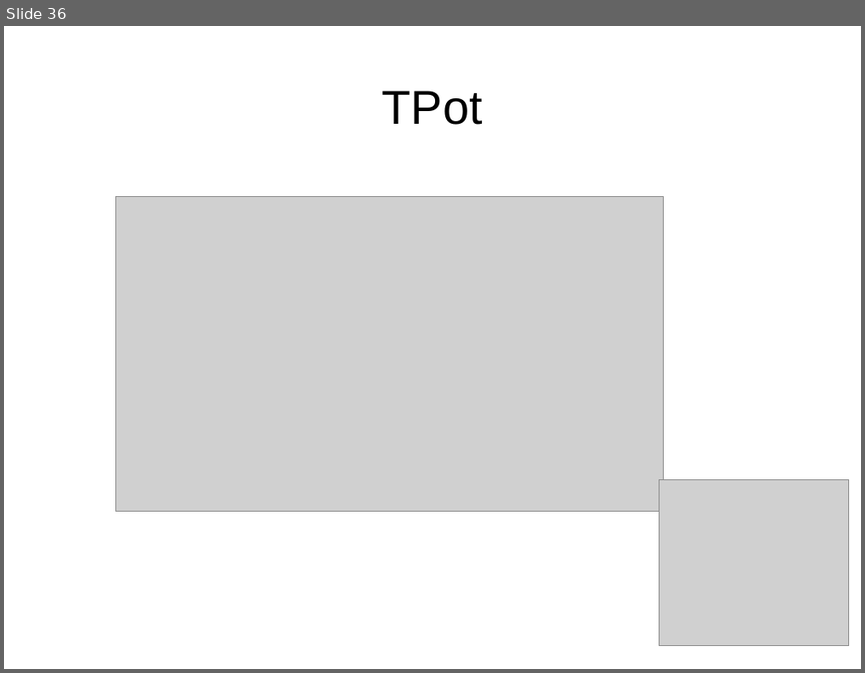
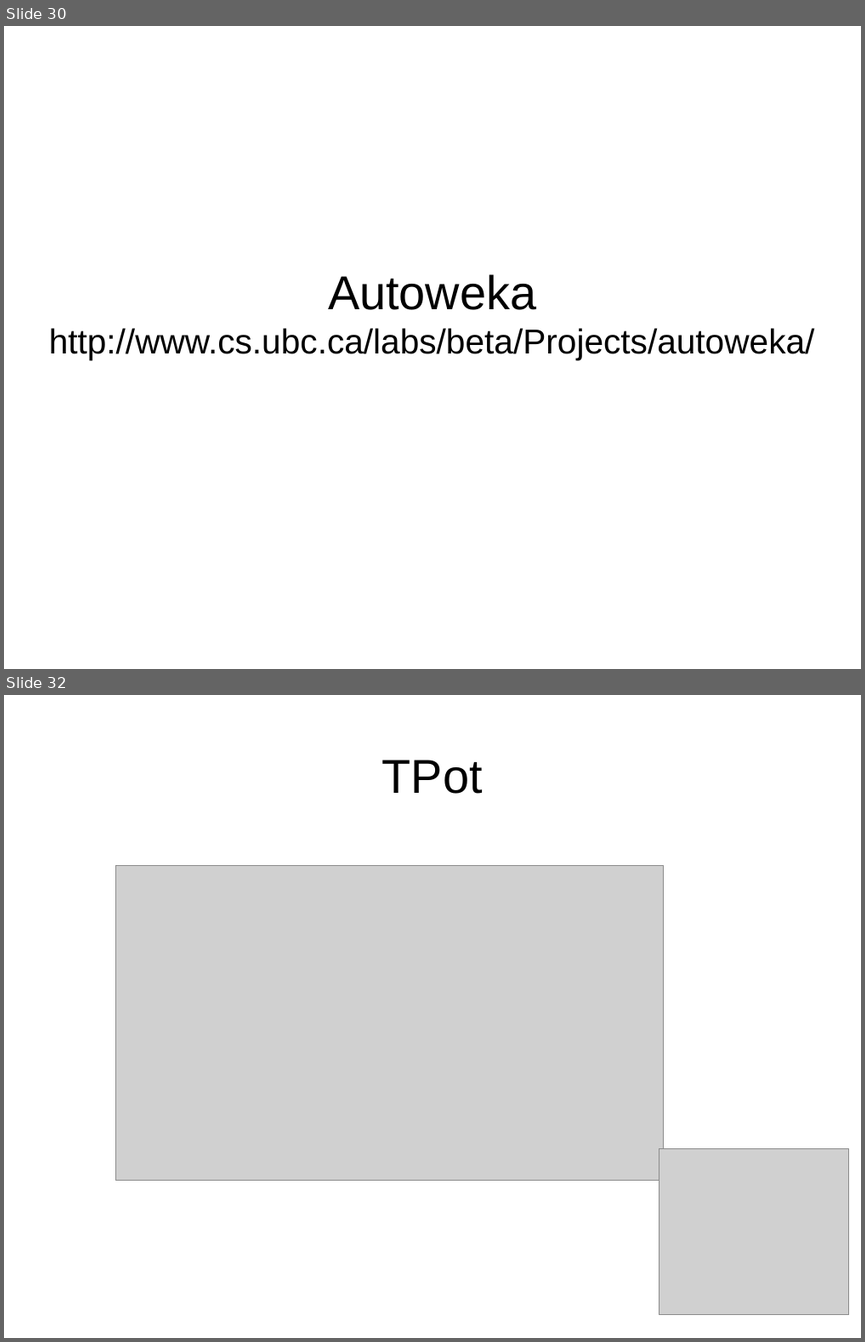
Before and after one commit to amueller/talks_odt, a slide deck: 2017/automating_machine_learning_with_the_best.odp. Shown one above the other, each under a label of ours: slide 36 before the commit, slides 30 and 32 after it; the slides between them are not shown. The pictures are 865x673 and 865x1342 pixels, drawn with LibreOffice and Linux fonts; fonts in the diff are those of the drawing; grey boxes stand for pictures. Boxes give left, top, right and bottom in pixels: in the first picture for what was removed or moved away, otherwise in the second. Text is boxed around its words. In the diff, an @@ line names an element or a change of style, - is before the commit and + after.

```diff
--- a/2017/automating_machine_learning_with_the_best.odp
+++ b/2017/automating_machine_learning_with_the_best.odp
@@ slide 30 added at (4,26,861,669), background #FFFFFF @@
@@ title added at (49,274,815,359), 32 pt, text #000000 @@
+Autoweka
+http://www.cs.ubc.ca/labs/beta/Projects/autoweka/
@@ what was slide 36 is now slide 32 @@
```
Also in this commit, not shown: 16 slides changed, 3 other slides added, 4 slides removed, 2 other files.
